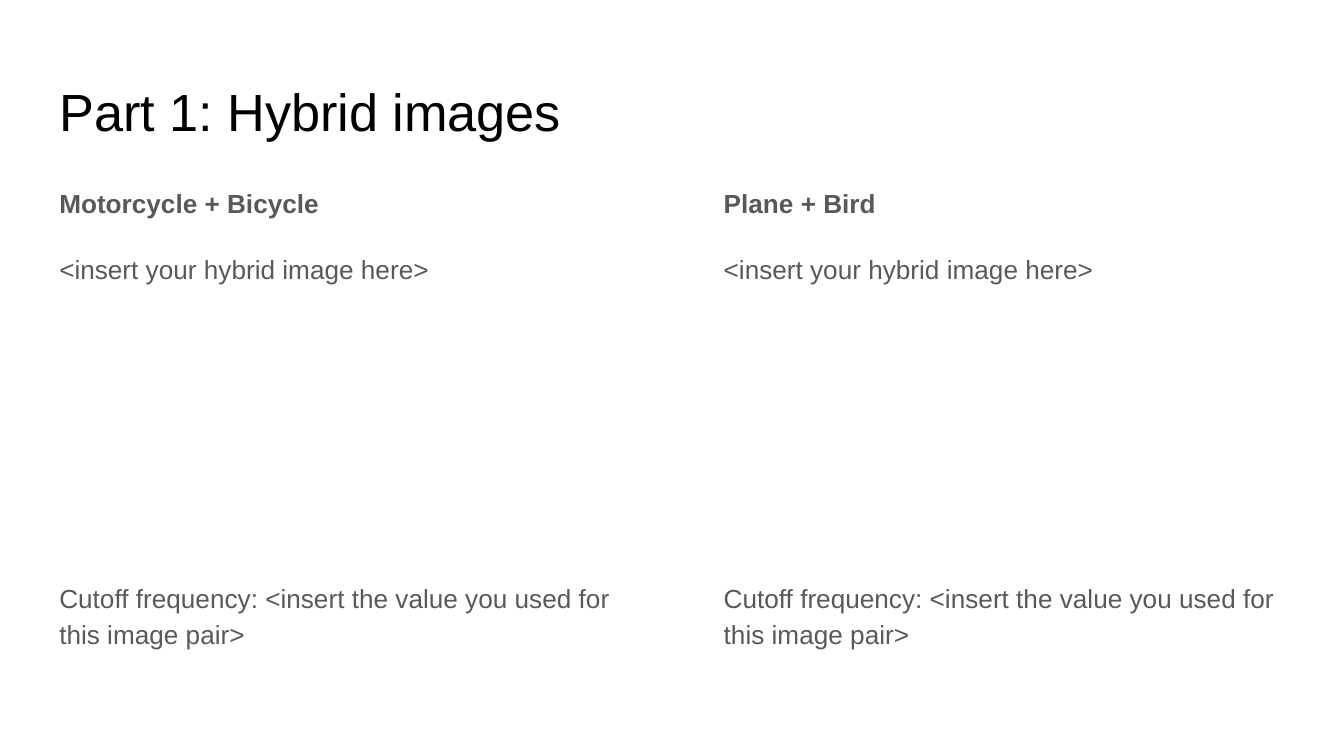
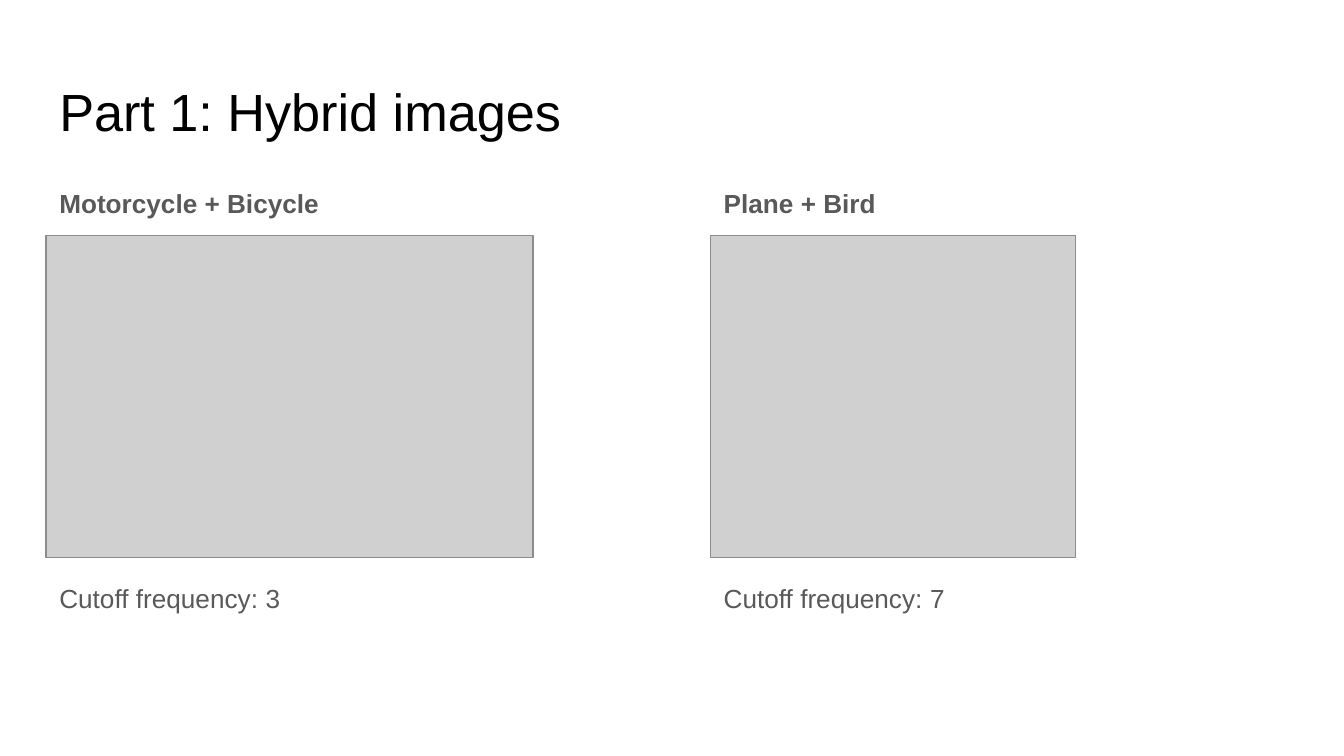
Before and after one commit to haoranw96/filtering_hybrid, a slide deck: slide 6 of report_template.pptx. Drawn at 1344x756 pixels with LibreOffice and Linux fonts; fonts in the diff are those of the drawing; grey boxes stand for pictures. Boxes give left, top, right and bottom in pixels: in the first picture for what was removed or moved away, otherwise in the second. Text is boxed around its words. In the diff, an @@ line names an element or a change of style, - is before the commit and + after.

```diff
--- a/report_template.pptx
+++ b/report_template.pptx
@@ picture added at <box>46,235,532,558</box> @@
@@ picture added at <box>710,235,1075,558</box> @@
@@ text at <box>59,589,281,614</box>: text changed @@
-<insert your hybrid image here>
-Cutoff frequency: <insert the value you used for this image pair>
+Cutoff frequency: 3
@@ text at <box>724,589,945,614</box>: text changed @@
-<insert your hybrid image here>
-Cutoff frequency: <insert the value you used for this image pair>
+Cutoff frequency: 7
```
Also in this commit, not shown: 9 other slides changed, 2 slides added, 2 slides removed, 1 other file.
